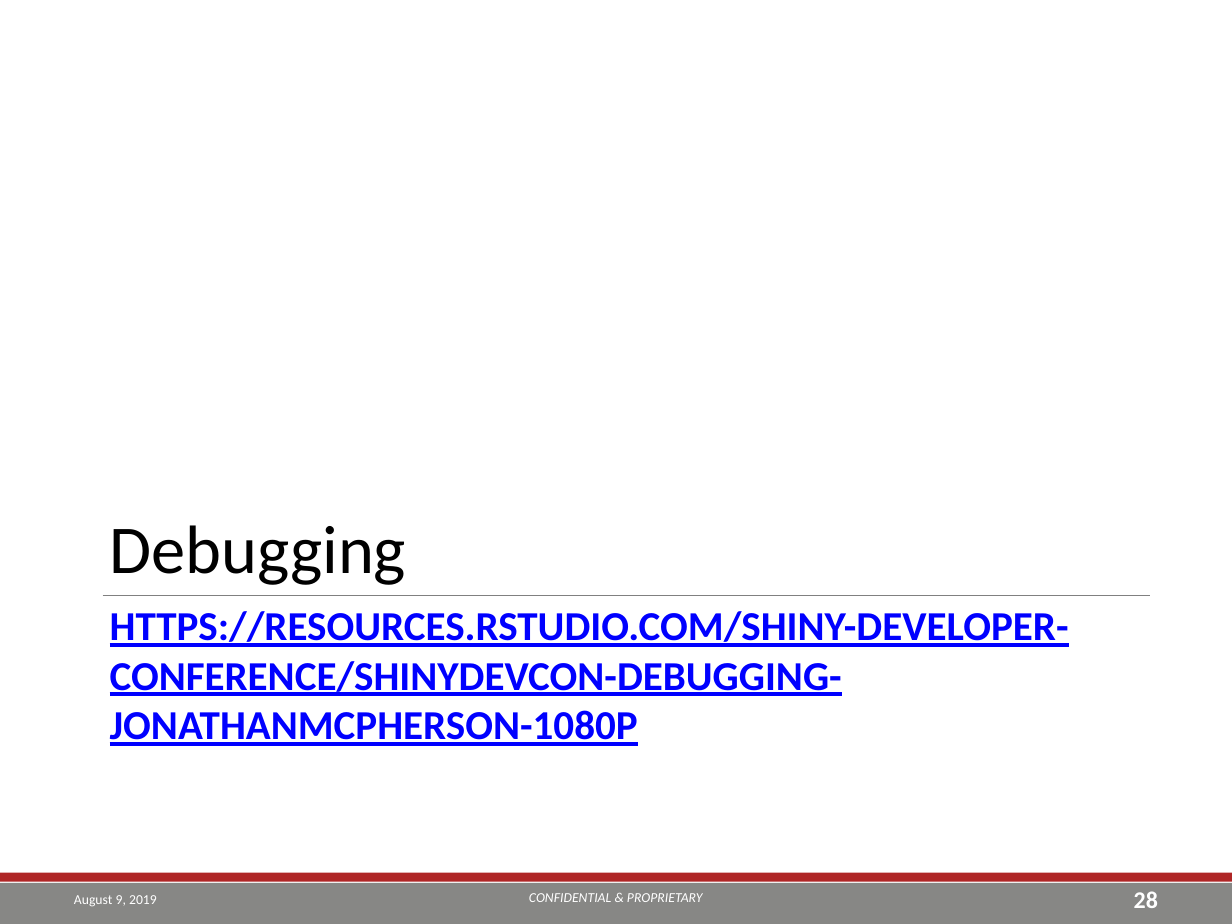
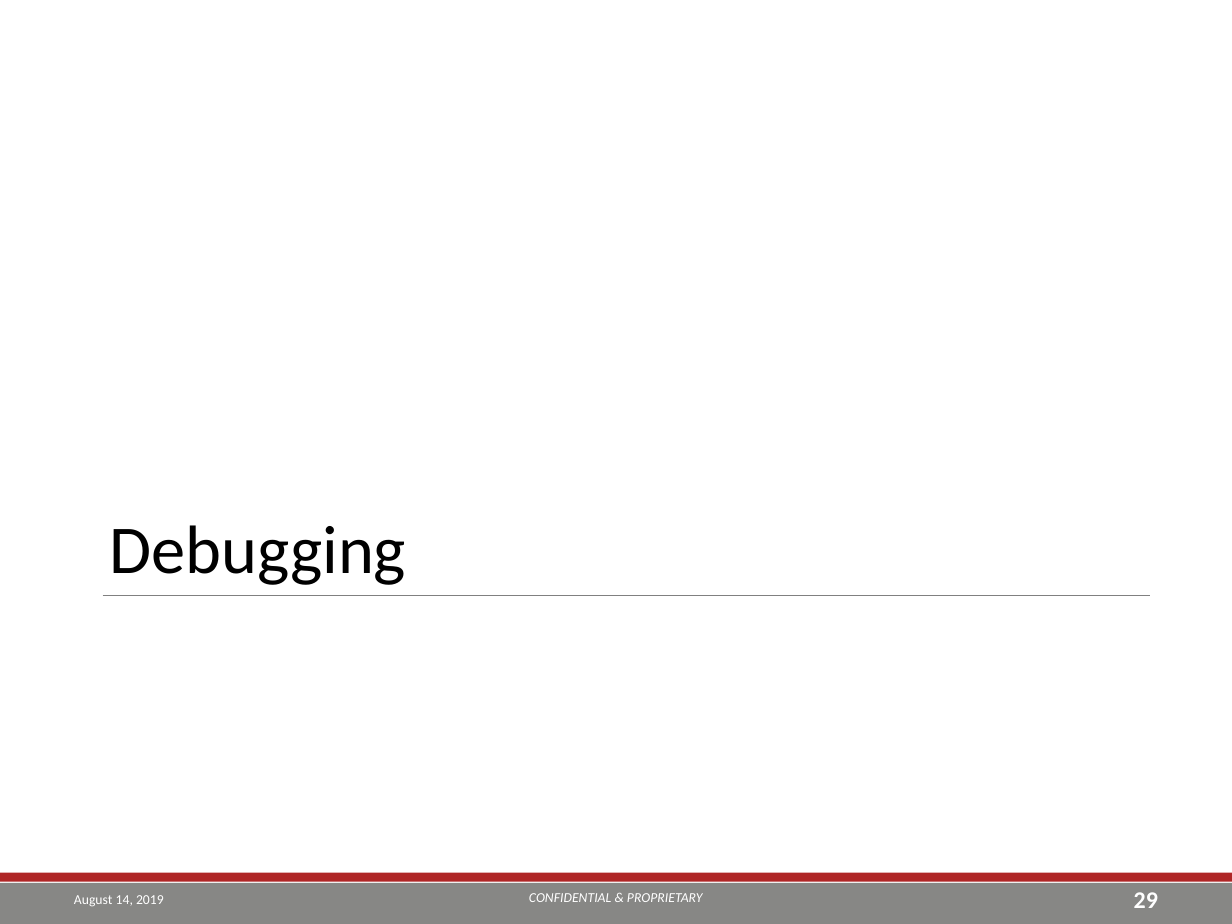
Before and after one commit to TEA-Analytics/ShinyWorkshop, a slide deck: slide 29 of Day 2.pptx (slide 28 before the commit). Drawn at 1232x924 pixels with LibreOffice and Linux fonts; fonts in the diff are those of the drawing; background and template pictures are left out. Boxes give left, top, right and bottom in pixels: in the first picture for what was removed or moved away, otherwise in the second. Text is boxed around its words. In the diff, an @@ line names an element or a change of style, - is before the commit and + after.

```diff
--- a/Day 2.pptx
+++ b/Day 2.pptx
@@ title removed at [110,611,1069,746] @@
-HTTPS://RESOURCES.RSTUDIO.COM/SHINY-DEVELOPER-CONFERENCE/SHINYDEVCON-DEBUGGING-JONATHANMCPHERSON-1080P
@@ text at [74,895,164,906]: text changed @@
-August 9, 2019
+August 14, 2019
@@ page number at [1134,892,1158,908]: text changed @@
-28
+29
```
Also in this commit, not shown: 29 other slides changed, 8 slides added, 47 other files.
